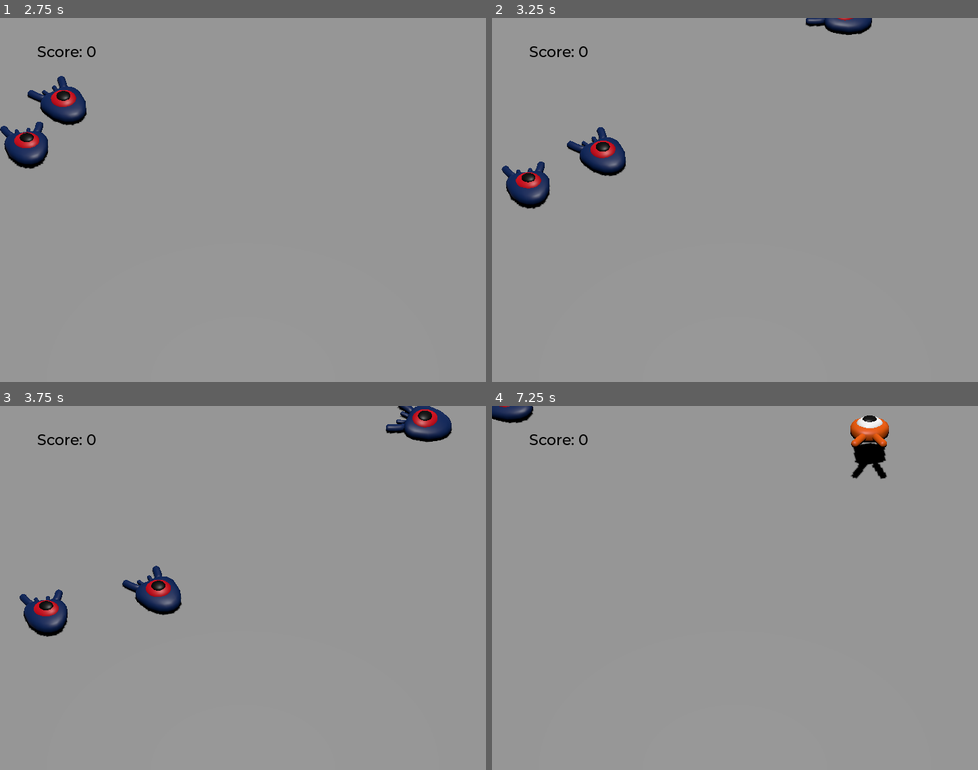
Above: before the commit, frames 1-4 (two rows, left to right).
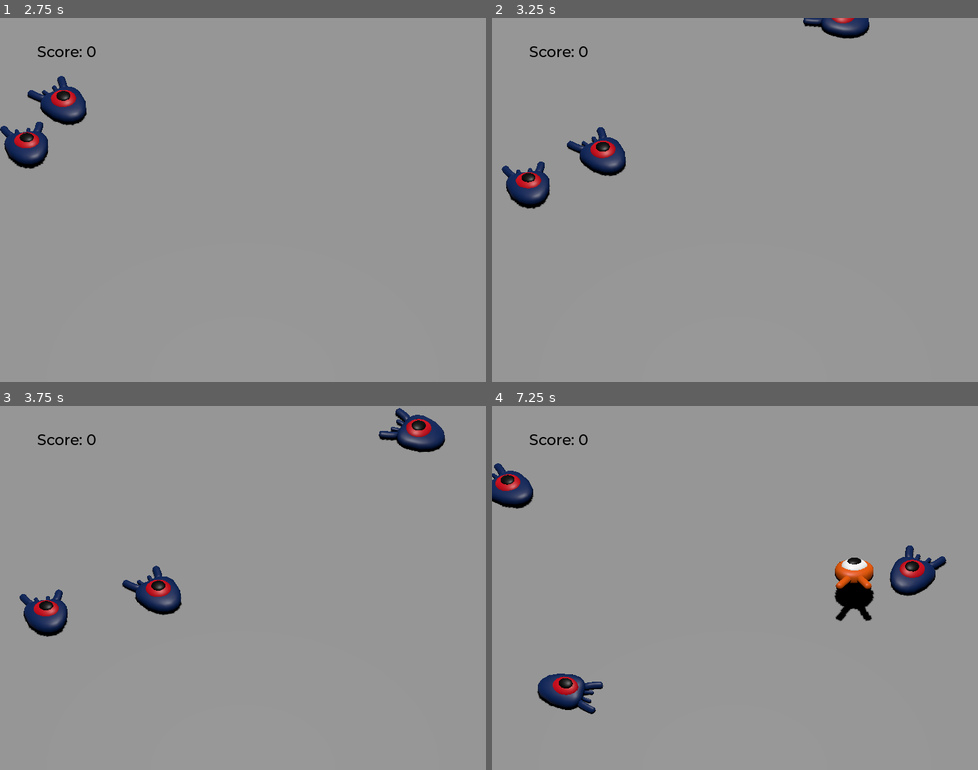
Above: after the commit, the same moments.

Repository: Christer-Bjoerk/Squash-The-Creeps
Game: Godot game, scene res://Scenes/Main.tscn
The game is run twice, just before and just after one commit, with the same random seed, the same clock (stepped at 60 frames per second) and the same inputs.
Inputs:
- Up to frame 1 (2.75 s): tap Enter (ui_accept) at 0.5 s; hold Right (move_right) 0.53-1.28 s; tap Space (jump) at 0.77, 1.52 s; hold Down (move_back) 1.28-2.03 s; hold Right (move_right) from 2.03 s (still down)
- Up to frame 2 (3.25 s): release Right (move_right) at 2.78 s; hold Up (move_forward) from 2.78 s (still down); tap Space (jump) at 3.02 s
- Up to frame 3 (3.75 s): release Up (move_forward) at 3.53 s; hold Left (move_left) from 3.53 s (still down)
- Up to frame 4 (7.25 s): tap Space (jump) at 3.77, 4.52, 6.02, 6.77 s; release Left (move_left) at 5.03 s; hold Down (move_back) 5.03-5.78 s; hold Right (move_right) 5.78-6.53 s; hold Up (move_forward) from 6.53 s (still down)

Frame 1 is identical in both runs. In frame 2, 0.4% of the frame differs, in the area x 64-79%, y 0-6%; in frame 3, 1.2%; in frame 4, 5.1%, in the area x 0-94%, y 0-85%.

Commit message:
Added Walls
Walls so the player can't escape the playing area

Diff:
--- a/Scenes/Main.tscn
+++ b/Scenes/Main.tscn
@@ -11,6 +11,9 @@
 
 [sub_resource type="BoxMesh" id="BoxMesh_0bh3w"]
 size = Vector3(60, 2, 60)
+
+[sub_resource type="BoxShape3D" id="BoxShape3D_vuje0"]
+size = Vector3(35, 5, 1)
 
 [sub_resource type="StandardMaterial3D" id="StandardMaterial3D_a0877"]
 albedo_color = Color(0.854902, 0.14902, 0.247059, 1)
@@ -47,6 +50,22 @@
 [node name="DirectionalLight3D" type="DirectionalLight3D" parent="Ground"]
 transform = Transform3D(0.221549, 0.975149, 0, 4.26251e-08, -9.6842e-09, 1, 0.975149, -0.221549, -4.37114e-08, 0, 1.28706, 0)
 shadow_enabled = true
+
+[node name="Wall North" type="CollisionShape3D" parent="Ground"]
+transform = Transform3D(1, 0, 0, 0, 1, 0, 0, 0, 1, -0.0120027, 3.75203, -14.0851)
+shape = SubResource("BoxShape3D_vuje0")
+
+[node name="Wall South" type="CollisionShape3D" parent="Ground"]
+transform = Transform3D(1, 0, 0, 0, 1, 0, 0, 0, 1, -0.012, 3.75249, 15.085)
+shape = SubResource("BoxShape3D_vuje0")
+
+[node name="Wall East" type="CollisionShape3D" parent="Ground"]
+transform = Transform3D(-4.37114e-08, 0, -1, 0, 1, 0, 1, 0, -4.37114e-08, 18, 3.88949, 0.135)
+shape = SubResource("BoxShape3D_vuje0")
+
+[node name="Wall West" type="CollisionShape3D" parent="Ground"]
+transform = Transform3D(-4.37114e-08, 0, -1, 0, 1, 0, 1, 0, -4.37114e-08, -18, 3.75249, -0.135)
+shape = SubResource("BoxShape3D_vuje0")
 
 [node name="Player" parent="." instance=ExtResource("3_pj33o")]
 
Not shown: 1 places in Scenes/Main.tscn that only renumber resources
